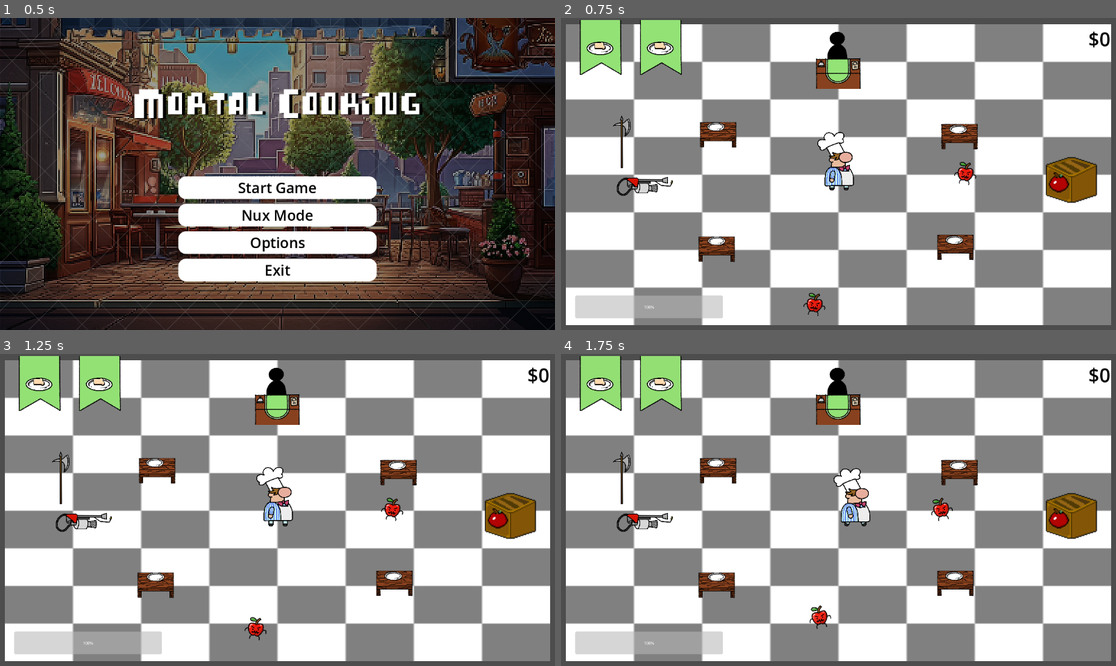
Above: before the commit, frames 1-4 (two rows, left to right).
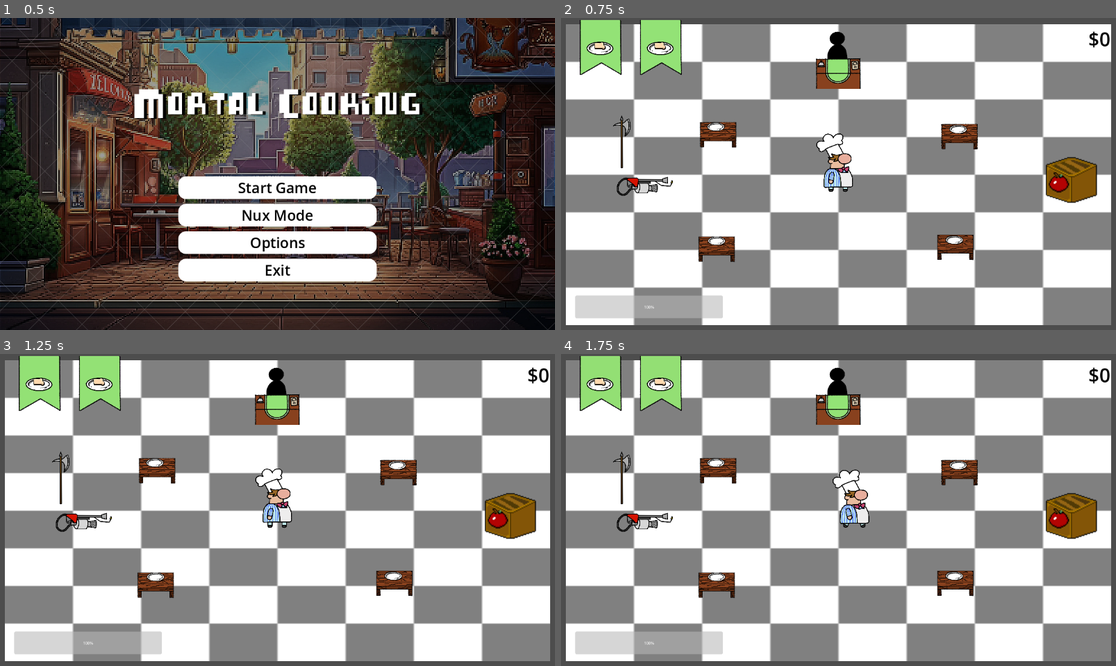
Above: after the commit, the same moments.

Repository: santosty25/Mortal-Cooking
Game: Godot game, scene res://Scenes/UI/MainMenu.tscn
Two runs of this game, one before a commit and one after it. Both use one fixed random seed, a clock stepped at 60 frames per second and the inputs below. Before the commit the project starts from res://Scenes/MainMenu.tscn.
Inputs (mouse positions are in pixels of both pictures, inside the frame that each line leads up to):
- Up to frame 1 (0.5 s): no input
- Up to frame 2 (0.75 s): click "Nux Mode" at 0.5 s
- Up to frame 3 (1.25 s): no input
- Up to frame 4 (1.75 s): move the mouse to (960, 494) at 1.27 s; press the mouse at (960, 494) at 1.28 s; hold D (Move_Right) from 1.28 s (still down)

Frame 1 is identical in both runs. In frame 2, 0.8% of the frame differs, in the area x 43-75%, y 36-96%; in frame 3, 0.8%, in the area x 44-73%, y 36-92%; in frame 4, 0.8%.

Commit message:
Fixed enemy not hitting player, reorganized files

Diff:
--- a/Code/Character/Apple.gd
+++ b/Code/Character/Apple.gd
@@ -51,6 +51,8 @@
 				move_and_collide(direction * delta)
 		else:
 			$AnimatedSprite2D.rotation = 0
+	var bodies = $Area2D.get_overlapping_bodies()
+	print(bodies)
 
 func _physics_process(delta):
 	attack -= delta
--- a/Code/Character/Player.gd
+++ b/Code/Character/Player.gd
@@ -157,6 +157,7 @@
 	animator.drop_item(item)
 
 func take_damage(amount: float, damageLabel:String) -> void:
+	print("took damage")
 	health -= amount
 	healthChanged.emit()
 	if health <= 0:
--- a/Code/Effects/Flame.gd
+++ b/Code/Effects/Flame.gd
@@ -36,7 +36,7 @@
 	if hasTarget && target is Entity:
 		position = target.position
 		if damageTimer > damageTimerMax:
-			target.take_damage(damage, "fire")
+			target.take_damage(damage, "burned")
 			damageTimer = 0
 		else:
 			damageTimer += delta
--- a/Code/Meta/Enemy.gd
+++ b/Code/Meta/Enemy.gd
@@ -6,7 +6,6 @@
 @onready var main = get_tree().get_root()
 
 func take_damage(amount: float, damageLabel: String):
-	print("took damage"+str(amount))
 	health -= amount
 	if health < 0:
 		var drop_node = drop.instantiate()
--- a/Scenes/Character/Apple.tscn
+++ b/Scenes/Character/Apple.tscn
@@ -4,6 +4,9 @@
 [ext_resource type="Texture2D" uid="uid://bkax38twpboyd" path="res://art/Effects/Hit.png" id="2_6v700"]
 [ext_resource type="Texture2D" uid="uid://bj5uji7ystule" path="res://art/Character/Enemies/Apple/Apple.png" id="3_6tppa"]
 [ext_resource type="Texture2D" uid="uid://b6xxps3jcnwwd" path="res://art/Character/Enemies/Apple/Apple_Attack.png" id="4_s6v4y"]
+
+[sub_resource type="CircleShape2D" id="CircleShape2D_pd45i"]
+radius = 120.046
 
 [sub_resource type="AtlasTexture" id="AtlasTexture_db0wn"]
 atlas = ExtResource("3_6tppa")
@@ -28,11 +31,8 @@
 "speed": 5.0
 }]
 
-[sub_resource type="CircleShape2D" id="CircleShape2D_pd45i"]
-radius = 120.046
-
 [sub_resource type="CircleShape2D" id="CircleShape2D_djehj"]
-radius = 113.529
+radius = 120.0
 
 [node name="Apple" type="CharacterBody2D"]
 position = Vector2(577, 327)
@@ -40,6 +40,9 @@
 collision_layer = 2
 collision_mask = 4
 script = ExtResource("1_2a0yw")
+
+[node name="Hitbox" type="CollisionShape2D" parent="."]
+shape = SubResource("CircleShape2D_pd45i")
 
 [node name="HitEffect" type="Sprite2D" parent="."]
 visible = false
@@ -52,15 +55,11 @@
 sprite_frames = SubResource("SpriteFrames_c40pp")
 animation = &"Windup"
 
-[node name="Hitbox" type="CollisionShape2D" parent="."]
-visible = false
-shape = SubResource("CircleShape2D_pd45i")
-
 [node name="Area2D" type="Area2D" parent="."]
 collision_layer = 16
 
 [node name="Hurtbox" type="CollisionShape2D" parent="Area2D"]
-position = Vector2(-73.3333, -3.33337)
+position = Vector2(3.05176e-05, -3.67165e-05)
 shape = SubResource("CircleShape2D_djehj")
 
 [connection signal="body_entered" from="Area2D" to="." method="_on_area_2d_body_entered"]
--- a/Scenes/Character/Player.tscn
+++ b/Scenes/Character/Player.tscn
@@ -17,30 +17,18 @@
 [sub_resource type="CircleShape2D" id="CircleShape2D_pd45i"]
 radius = 210.0
 
-[sub_resource type="CircleShape2D" id="CircleShape2D_djehj"]
-radius = 286.667
-
 [sub_resource type="CircleShape2D" id="CircleShape2D_3w5p6"]
 radius = 753.363
 
-[node name="Player" type="CharacterBody2D"]
+[node name="Player" type="CharacterBody2D" node_paths=PackedStringArray("player")]
 scale = Vector2(0.3, 0.3)
-collision_layer = 5
 collision_mask = 4
 script = ExtResource("1_okj7e")
+player = NodePath(".")
 
 [node name="Hitbox" type="CollisionShape2D" parent="."]
 position = Vector2(0.747238, 0.93045)
 shape = SubResource("CircleShape2D_pd45i")
-
-[node name="Attack" type="Area2D" parent="."]
-position = Vector2(77.4139, -32.4029)
-collision_layer = 16
-collision_mask = 2
-
-[node name="Hurtbox" type="CollisionShape2D" parent="Attack"]
-position = Vector2(183.333, -73.3333)
-shape = SubResource("CircleShape2D_djehj")
 
 [node name="Interaction" type="Area2D" parent="."]
 position = Vector2(77.4139, -32.4029)
@@ -131,6 +119,5 @@
 position = Vector2(23, 0)
 scale = Vector2(0.3, 0.3)
 
-[connection signal="body_entered" from="Attack" to="." method="_on_area_2d_body_entered"]
 [connection signal="body_entered" from="Interaction" to="." method="_on_area_2d_body_entered"]
 [connection signal="timeout" from="Helpers/DashCooldown" to="." method="_on_dash_cooldown_timeout"]
--- a/Scenes/Main.tscn
+++ b/Scenes/Main.tscn
@@ -6,13 +6,11 @@
 [ext_resource type="PackedScene" uid="uid://yi3ebkw6k8b0" path="res://Scenes/Terrain/Table.tscn" id="3_dryq0"]
 [ext_resource type="PackedScene" uid="uid://bwyugn41cemsf" path="res://Scenes/Terrain/Serving_Location.tscn" id="4_7apyq"]
 [ext_resource type="PackedScene" uid="uid://caunl41eul6nm" path="res://Scenes/Item/Plate.tscn" id="4_oynte"]
-[ext_resource type="PackedScene" uid="uid://by7wt3jib5pss" path="res://Scenes/Character/Apple.tscn" id="5_idls0"]
 [ext_resource type="AudioStream" uid="uid://c2u258shbqccu" path="res://Audio/JazzBackground.mp3" id="6_kwsm0"]
-[ext_resource type="PackedScene" path="res://Scenes/Item/Flamethrower.tscn" id="10_bw7d8"]
+[ext_resource type="PackedScene" uid="uid://bmvkvlj77ae5j" path="res://Scenes/Item/Flamethrower.tscn" id="10_bw7d8"]
 [ext_resource type="PackedScene" uid="uid://bv2q2xsfi75k8" path="res://Scenes/Terrain/AppleBin.tscn" id="11_vr6yn"]
-[ext_resource type="PackedScene" path="res://Scenes/Item/Halberd.tscn" id="11_wthf2"]
-[ext_resource type="Script" path="res://Scenes/HealthBar.gd" id="12_nvve6"]
-
+[ext_resource type="PackedScene" uid="uid://cjbxkp5pbf5vs" path="res://Scenes/Item/Halberd.tscn" id="11_wthf2"]
+[ext_resource type="Script" path="res://Code/UI/HealthBar.gd" id="12_nvve6"]
 
 [sub_resource type="RectangleShape2D" id="RectangleShape2D_jntcb"]
 size = Vector2(1174.38, 20)
@@ -76,13 +74,11 @@
 position = Vector2(0, -1)
 zoom = Vector2(0.5, 0.5)
 
-[node name="Player" parent="." instance=ExtResource("2_cqwo3")]
-position = Vector2(4, -6)
-collision_layer = 4
-
 [node name="OrderCooldown" type="Timer" parent="."]
 wait_time = 30.0
 autostart = true
+
+[node name="Player" parent="." instance=ExtResource("2_cqwo3")]
 
 [node name="Plate" parent="." instance=ExtResource("4_oynte")]
 position = Vector2(481, 265)
@@ -95,12 +91,6 @@
 
 [node name="Plate4" parent="." instance=ExtResource("4_oynte")]
 position = Vector2(-506, 269)
-
-[node name="Apple" parent="." instance=ExtResource("5_idls0")]
-position = Vector2(-102, 561)
-
-[node name="Apple2" parent="." instance=ExtResource("5_idls0")]
-position = Vector2(548, -3)
 
 [node name="Score" type="Label" parent="."]
 modulate = Color(0, 0, 0, 1)
--- a/Scenes/GameOver.tscn
+++ b/Scenes/UI/GameOver.tscn
@@ -1,6 +1,6 @@
 [gd_scene load_steps=3 format=3 uid="uid://chrtqmrlyqq0k"]
 
-[ext_resource type="Script" path="res://Code/GameOver.gd" id="1_fltgx"]
+[ext_resource type="Script" path="res://Code/UI/GameOver.gd" id="1_fltgx"]
 [ext_resource type="FontFile" uid="uid://bdkmmlc2t24bh" path="res://art/UI/PIXEL-LI.TTF" id="2_3xs3j"]
 
 [node name="GameOver" type="CanvasLayer"]
--- a/Scenes/MainMenu.tscn
+++ b/Scenes/UI/MainMenu.tscn
@@ -1,10 +1,10 @@
 [gd_scene load_steps=11 format=3 uid="uid://b72chq1ahuqbg"]
 
-[ext_resource type="Script" path="res://Scenes/MainMenu.gd" id="1_qdvwu"]
+[ext_resource type="Script" path="res://Code/UI/MainMenu.gd" id="1_qdvwu"]
 [ext_resource type="Texture2D" uid="uid://bqpsdd68s3lcc" path="res://art/Background/main_background.jpg" id="1_vqx33"]
 [ext_resource type="FontFile" uid="uid://bdkmmlc2t24bh" path="res://art/UI/PIXEL-LI.TTF" id="2_ctq2m"]
 [ext_resource type="AudioStream" uid="uid://bjbhcic8dbcdt" path="res://Audio/mainMenuMusic.mp3" id="4_pp71y"]
-[ext_resource type="PackedScene" uid="uid://bhs6a1f2564rt" path="res://Scenes/Options.tscn" id="5_qbn7d"]
+[ext_resource type="PackedScene" uid="uid://bhs6a1f2564rt" path="res://Scenes/UI/Options.tscn" id="5_qbn7d"]
 
 [sub_resource type="StyleBoxTexture" id="StyleBoxTexture_ss5ir"]
 texture = ExtResource("1_vqx33")
--- a/Scenes/Options.tscn
+++ b/Scenes/UI/Options.tscn
@@ -1,6 +1,6 @@
 [gd_scene load_steps=2 format=3 uid="uid://bhs6a1f2564rt"]
 
-[ext_resource type="Script" path="res://Scenes/Options.gd" id="1_7vbkm"]
+[ext_resource type="Script" path="res://Code/UI/Options.gd" id="1_7vbkm"]
 
 [node name="Options" type="Control"]
 layout_mode = 3
--- a/project.godot
+++ b/project.godot
@@ -11,7 +11,7 @@
 [application]
 
 config/name="Mortal Cooking"
-run/main_scene="res://Scenes/MainMenu.tscn"
+run/main_scene="res://Scenes/UI/MainMenu.tscn"
 config/features=PackedStringArray("4.3", "Forward Plus")
 config/icon="res://icon.svg"
 
Renamed: Code/GameOver.gd -> Code/UI/GameOver.gd
Renamed: Scenes/HealthBar.gd -> Code/UI/HealthBar.gd
Renamed: Scenes/MainMenu.gd -> Code/UI/MainMenu.gd
Renamed: Scenes/Options.gd -> Code/UI/Options.gd
Not shown: 1 places in Scenes/Character/Player.tscn that only renumber resources
Not shown: 1 places in Scenes/Main.tscn that only renumber resources
